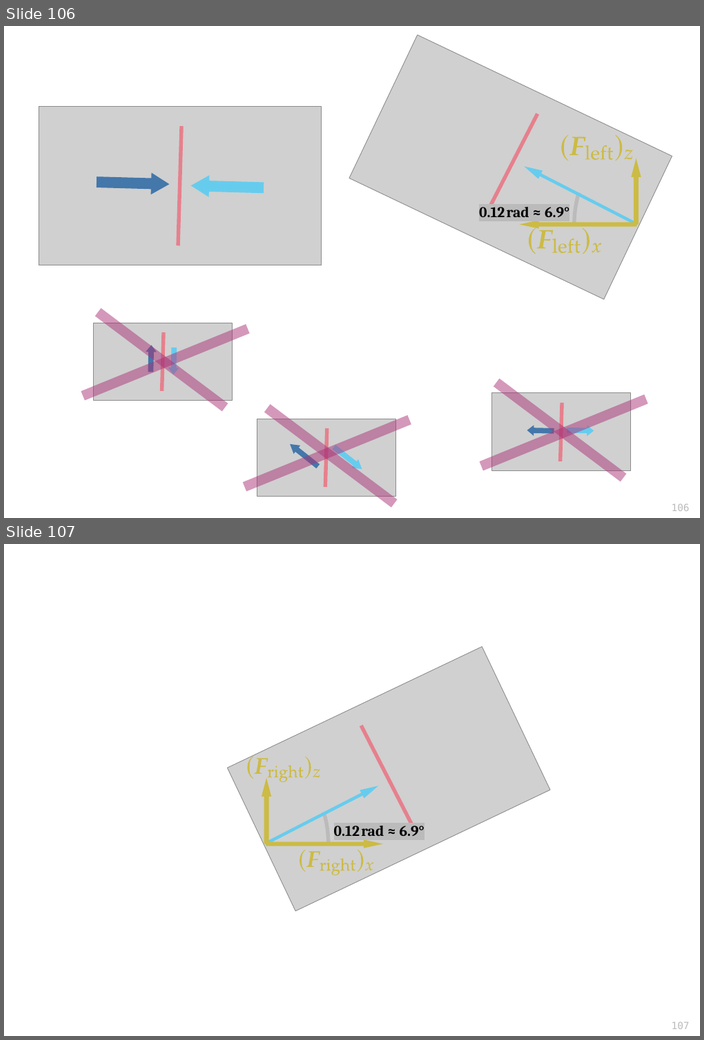
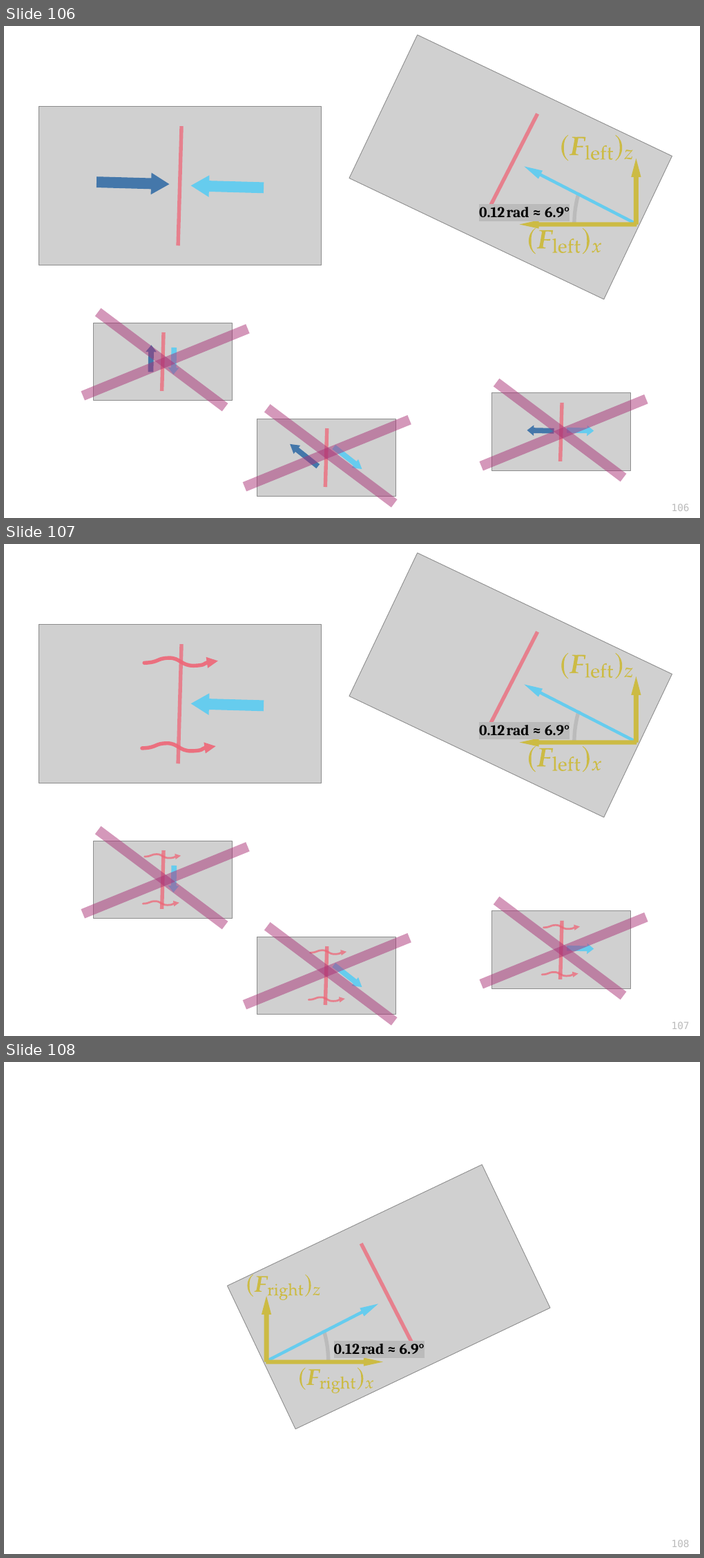
Before and after one commit to pglpm/7wonders, a slide deck: images/drawings.odp. Shown one above the other, each under a label of ours: slides 106 and 107 before the commit, slides 106, 107 and 108 after it. The pictures are 704x1040 and 704x1558 pixels, drawn with LibreOffice and Linux fonts; fonts in the diff are those of the drawing; grey boxes stand for pictures. Boxes give left, top, right and bottom in pixels: in the first picture for what was removed or moved away, otherwise in the second. Text is boxed around its words. In the diff, an @@ line names an element or a change of style, - is before the commit and + after.

```diff
--- a/images/drawings.odp
+++ b/images/drawings.odp
@@ slide 107 added at bbox=[4, 544, 700, 1036], background #FFFFFF; not listed: 1 template element that a slide beside it also shows @@
@@ picture added at bbox=[349, 553, 672, 817] @@
@@ picture added at bbox=[39, 624, 321, 783] @@
@@ line added from (181, 644) to (178, 763), #EE6677 4.51 pt @@
@@ line added from (537, 632) to (483, 738), #EE6677 4.51 pt @@
@@ arc (boxed as its full ellipse) added at bbox=[574, 634, 700, 850], outline #BBBBBB 4.51 pt @@
@@ freeform shape added at bbox=[144, 658, 218, 665], outline #EE6677 4.51 pt @@
@@ group added at bbox=[562, 653, 633, 679]: 8 freeform shapes @@
@@ down arrow added at bbox=[522, 680, 639, 746], fill #66CCEE @@
@@ down arrow added at bbox=[631, 676, 641, 743], fill #CCBB44 @@
@@ down arrow added at bbox=[191, 692, 264, 716], fill #66CCEE @@
@@ text added at bbox=[479, 721, 569, 735], 18 pt, text #000000, bold @@
+0.12 rad ≈ 6.9°
@@ freeform shape added at bbox=[142, 743, 216, 751], outline #EE6677 4.51 pt @@
@@ down arrow added at bbox=[519, 739, 636, 747], fill #CCBB44 @@
@@ group added at bbox=[529, 746, 602, 772]: 8 freeform shapes @@
@@ line added from (98, 830) to (225, 926), #AA3377 11.99 pt @@
@@ line added from (83, 913) to (248, 847), #AA3377 11.99 pt @@
@@ group added at bbox=[94, 841, 232, 919]: 2 freeform shapes, 1 picture, 1 line, 1 down arrow @@
@@ line added from (496, 901) to (624, 995), #AA3377 11.99 pt @@
@@ line added from (395, 1021) to (267, 926), #AA3377 11.99 pt @@
@@ line added from (481, 984) to (646, 917), #AA3377 11.99 pt @@
@@ line added from (409, 938) to (244, 1004), #AA3377 11.99 pt @@
@@ group added at bbox=[492, 911, 631, 989]: 2 freeform shapes, 1 picture, 1 line, 1 down arrow @@
@@ group added at bbox=[257, 937, 395, 1015]: 2 freeform shapes, 1 picture, 1 line, 1 down arrow @@
@@ what was slide 107 is now slide 108 @@
@@ page number at bbox=[671, 1539, 689, 1547]: text changed @@
-107
+108
```
Also in this commit, not shown: 2 slides changed, 7 other files.
